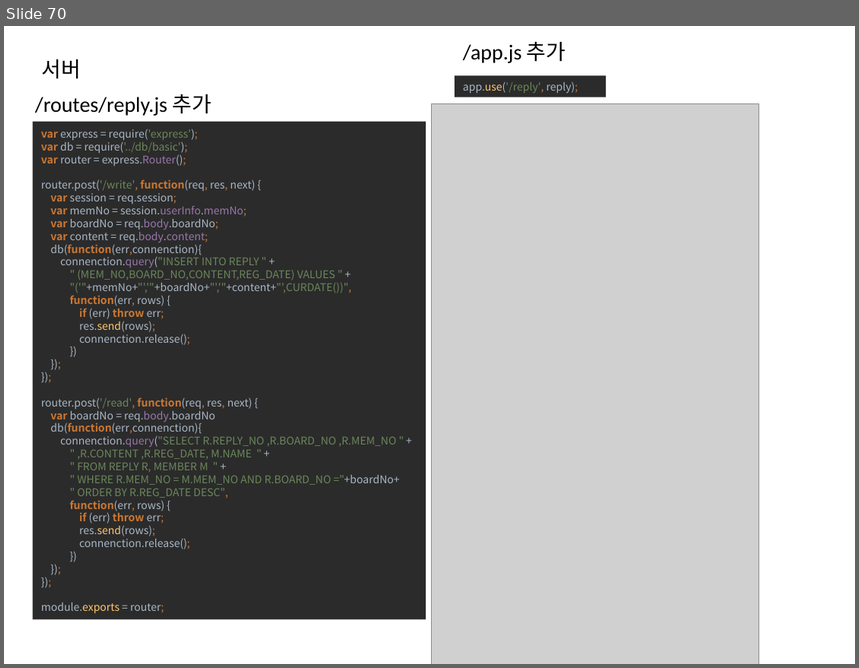
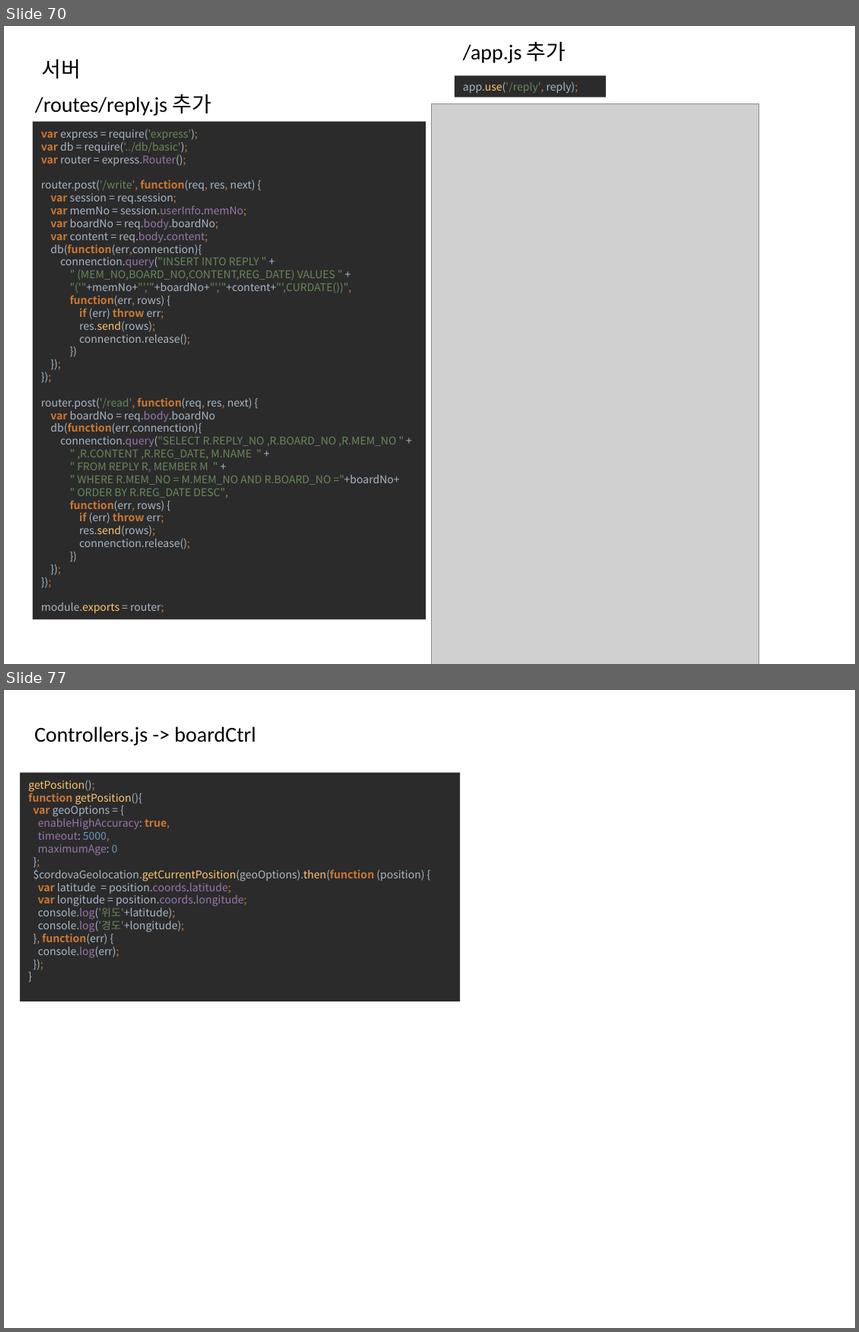
Before and after one commit to yysstory/mozzi, a slide deck: DOCS/1.pptx. Shown one above the other, each under a label of ours: slide 70 before the commit, slides 70 and 77 after it; the slides between them are not shown. The pictures are 859x668 and 859x1332 pixels, drawn with LibreOffice and Linux fonts; fonts in the diff are those of the drawing; grey boxes stand for pictures. Boxes give left, top, right and bottom in pixels: in the first picture for what was removed or moved away, otherwise in the second. Text is boxed around its words. In the diff, an @@ line names an element or a change of style, - is before the commit and + after.

```diff
--- a/DOCS/1.pptx
+++ b/DOCS/1.pptx
@@ slide 77 added at (x1=4, y1=690, x2=855, y2=1328), background #FFFFFF @@
@@ text added at (x1=34, y1=726, x2=256, y2=745), 18 pt, text #000000 @@
+Controllers.js -> boardCtrl
@@ rectangle added at (x1=20, y1=773, x2=460, y2=1002), fill #2B2B2B, 9 pt, text #A9B7C6 @@
+getPosition();
+function getPosition(){
+var geoOptions = {
+enableHighAccuracy: true,
+timeout: 5000,
+maximumAge: 0
+};
+$cordovaGeolocation.getCurrentPosition(geoOptions).then(function (position) {
+var latitude = position.coords.latitude;
+var longitude = position.coords.longitude;
+console.log('위도'+latitude);
+console.log('경도'+longitude);
+}, function(err) {
+console.log(err);
+});
+}
```
Also in this commit, not shown: 1 slide changed, 7 other slides added, 2 slides removed, 9 other files.
